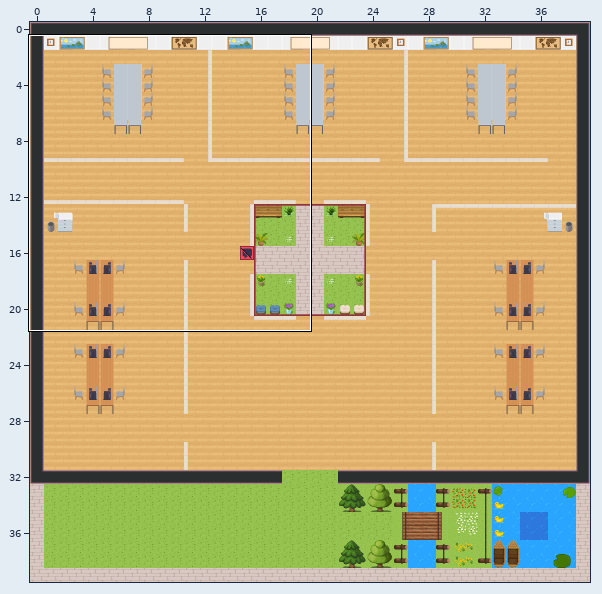
Two versions of a level (Tiled map (JSON), map.tmj). The picture above shows the old version from afar; the outline marks the close-up.
Close-up. As it was:
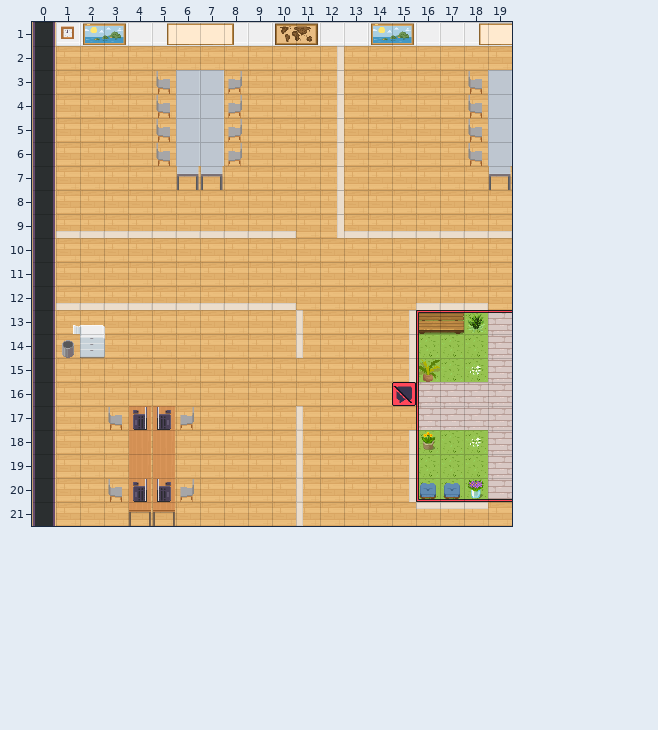
Cells are 32x32 px. Shown: x 0..19, y 1..21. The commit also changed other parts of the map, which this record leaves out.
The same view after the edit:
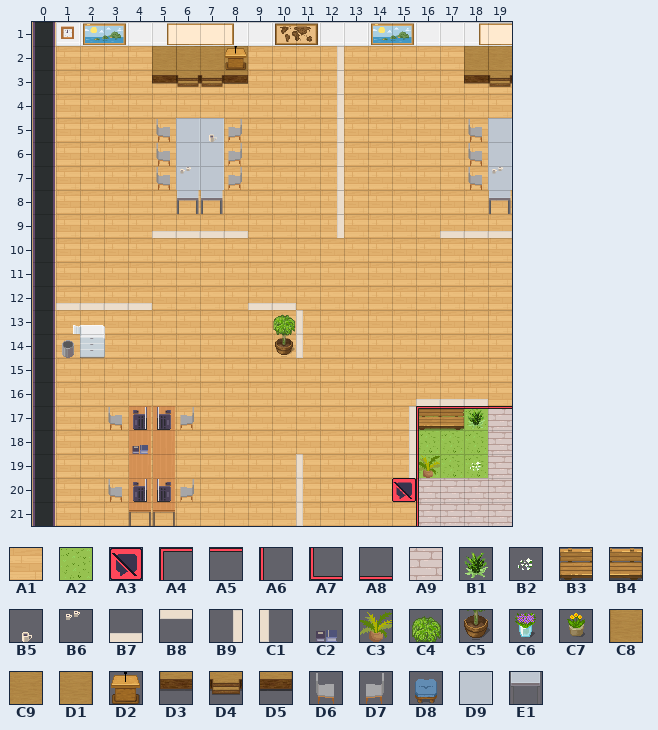
Key: from "Chunk 1": A1 2, A2 4, A3 14, A4 15, A5 16, A6 18, A7 20, A8 21, A9 38, B1 55, B2 56, B3 129, B4 130, B5 153, B6 155, B7 167, B8 167 turned 180, B9 167 turned 270, C1 167 turned 90, C2 198, C3 200; from "WA_Decoration": C4 78, C5 90, C6 92, C7 93; from "WA_Other_Furniture": C8 100, C9 101, D1 102, D2 104, D3 112, D4 113, D5 114; from "WA_Seats": D6 119, D7 120, D8 163; from "WA_Tables": D9 17, E1 28.
__ is an empty cell.
Tiles of an added or newly shown layer are drawn over the layers below it.
Edits made:
Layer "Ground/floor/tile-floor-1":
y 13..15: x 16..19 A2 A2 A2 A9 -> A1 A1 A1 A1
y 16: x 16..19 A9 A9 A9 A9 -> A1 A1 A1 A1
y 17: x 16..18 A9 A9 A9 -> A2 A2 A2
y 20: x 16..18 A2 A2 A2 -> A9 A9 A9
y 21: x 16..19 A1 A1 A1 A1 -> A9 A9 A9 A9
Layer "Ground/floor/tile-stage-board-meeting-ro" (added):
y 2: x 5..8 __ __ __ __ -> C8 C8 C9 D1
y 3: x 5..8 __ __ __ __ -> D3 D4 D4 D5
Layer "Ground/floor/tile-stage-board-meeting-ro" (added):
y 2: x 18..19 __ __ -> C8 C8
y 3: x 18..19 __ __ -> D3 D4
Layer "Ground/walls/tile-walls1":
y 9: x 1..4 B7 B7 B7 B7 -> __ __ __ __; x 9..10 B7 B7 -> __ __; x 13..16 B7 B7 B7 B7 -> __ __ __ __
y 12: x 5..8 B7 B7 B7 B7 -> __ __ __ __; x 16..18 B7 B7 B7 -> __ __ __
y 13..15: x 15 B9 -> __
y 16: x 16..18 __ __ __ -> B7 B7 B7
y 17: x 11 C1 -> __; x 15 __ -> B9
y 18: x 11 C1 -> __
y 20: x 15 B9 -> __
y 21: x 16..18 B8 B8 B8 -> __ __ __
Layer "Ground/furnitures/tile-texture-level-1":
y 3..4: x 5..8 D6 D9 D9 D7 -> __ __ __ __; x 18..19 D6 D9 -> __ __
y 7: x 5..8 __ E1 E1 __ -> D6 D9 D9 D7; x 18..19 __ E1 -> D6 D9
y 8: x 6..7 __ __ -> E1 E1; x 19 __ -> E1
y 13: x 10 __ -> C4; x 16..18 B3 B4 B1 -> __ __ __
y 14: x 10 __ -> C5
y 15: x 16 C3 -> __; x 18 B2 -> __
y 17: x 16..18 __ __ __ -> B3 B4 B1
y 18: x 16 C7 -> __; x 18 B2 -> __
y 19: x 16 __ -> C3; x 18 __ -> B2
y 20: x 16..18 D8 D8 C6 -> __ __ __
Layer "Ground/furnitures/tile-texture-level-2":
y 2: x 8 __ -> D2
y 5: x 7 __ -> B5
y 7: x 6 __ -> B6; x 19 __ -> B6
y 18: x 4 __ -> C2
Layer "rooms/silent-zones/tile-red-square":
y 13: x 16..19 A4 A5 A5 A5 -> __ __ __ __
y 14..15: x 16 A6 -> __
y 16: x 15..16 A3 A6 -> __ __
y 17: x 16..19 A6 __ __ __ -> A4 A5 A5 A5
y 20: x 15..19 __ A7 A8 A8 A8 -> A3 A6 __ __ __
y 21: x 16 __ -> A6
